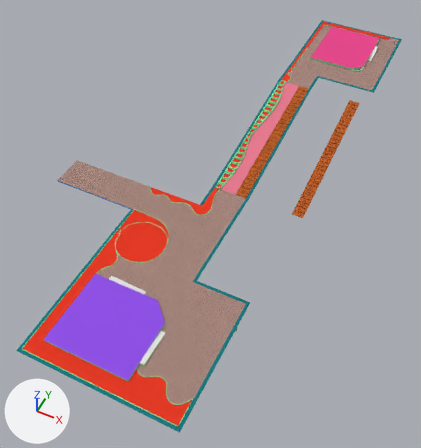
Before and after pictures for a commit that changed the Blender file Utils/Modelos/PlataformaObjetosUnidos-joao.blend.
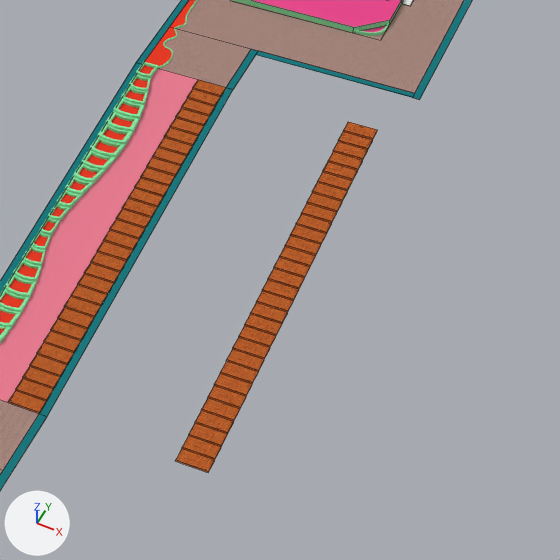
Each version is shown whole from a camera (50 mm lens) standing at (30.5, -193.7, 134.3) and looking at (-35.1, -62.5, -29.7), then close up on the part from 55% to 100% of the width and 13% to 55% of the height. Every picture has the same lights, and +X, +Y and +Z are marked at lower left. The close-ups show mesh edges as thin lines.

In view in the first close-up: 'Cube.004', 'EscadaRampaPrincipal', 'EscadaRampaPrincipal.004', 'FimRampaEscada.001', 'Plane.006', 'Plane.008', 'PlataformaInferior.013', 'RampaEntrada.001', 'RampaEscada.001'.
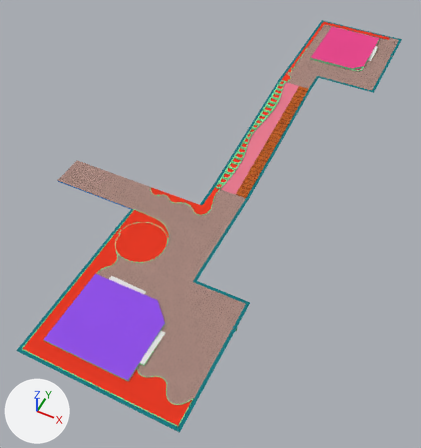
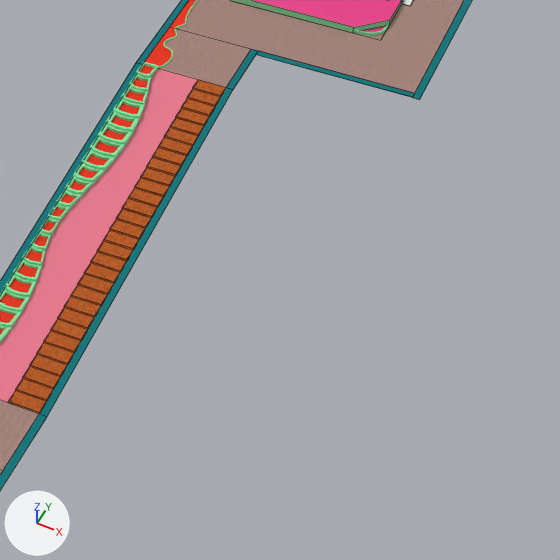
Boxes [x1, y1, x2, y2] around the edits, measured in the close-ups (560 x 560 px):
'EscadaRampaPrincipal', deleted
    before: [175, 122, 378, 473]

Diff of the bpy script that builds the scene:
```diff
--- a/Utils/Modelos/PlataformaObjetosUnidos-joao.blend.py
+++ b/Utils/Modelos/PlataformaObjetosUnidos-joao.blend.py
@@ ob_escadarampaprincipal @@
-ob_escadarampaprincipal = bpy.data.objects.new('EscadaRampaPrincipal', me_plane_001)
-ob_escadarampaprincipal.location = (-3.8, -60.2, -11.0)
-_m = ob_escadarampaprincipal.modifiers.new('Array', 'ARRAY')
-_m.count = 30
-_m.constant_offset_displace = (0.0, 0.0, 0.0)
-_m.relative_offset_displace = (0.0, 1.0, 1.0)
```
